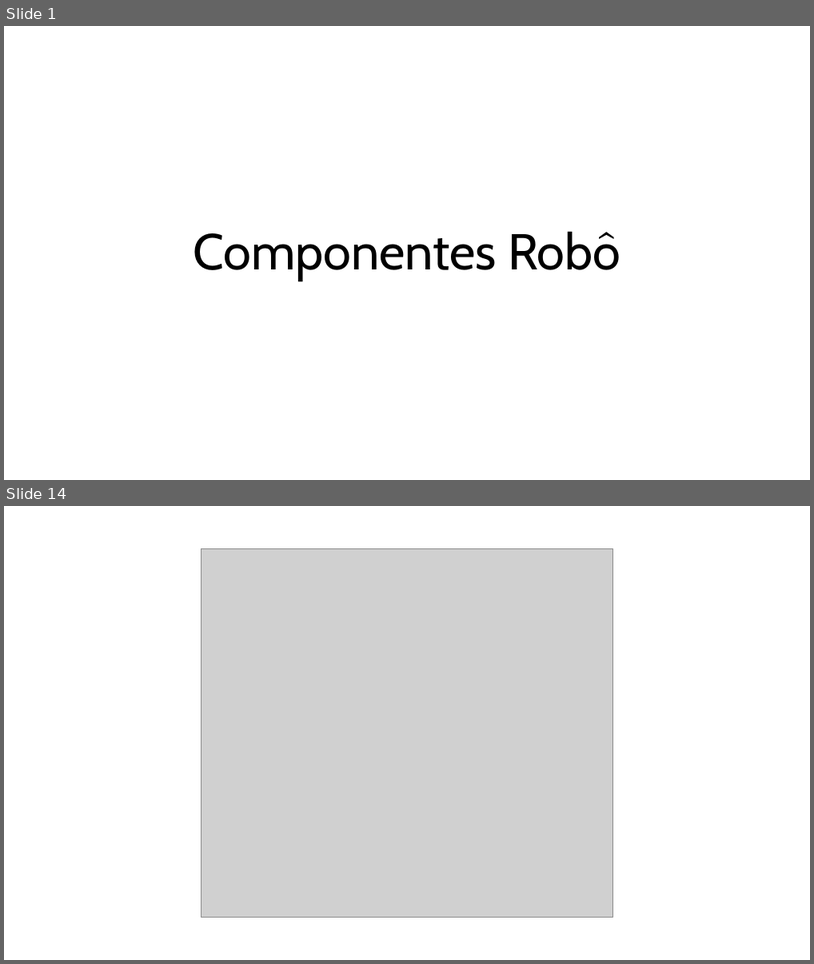
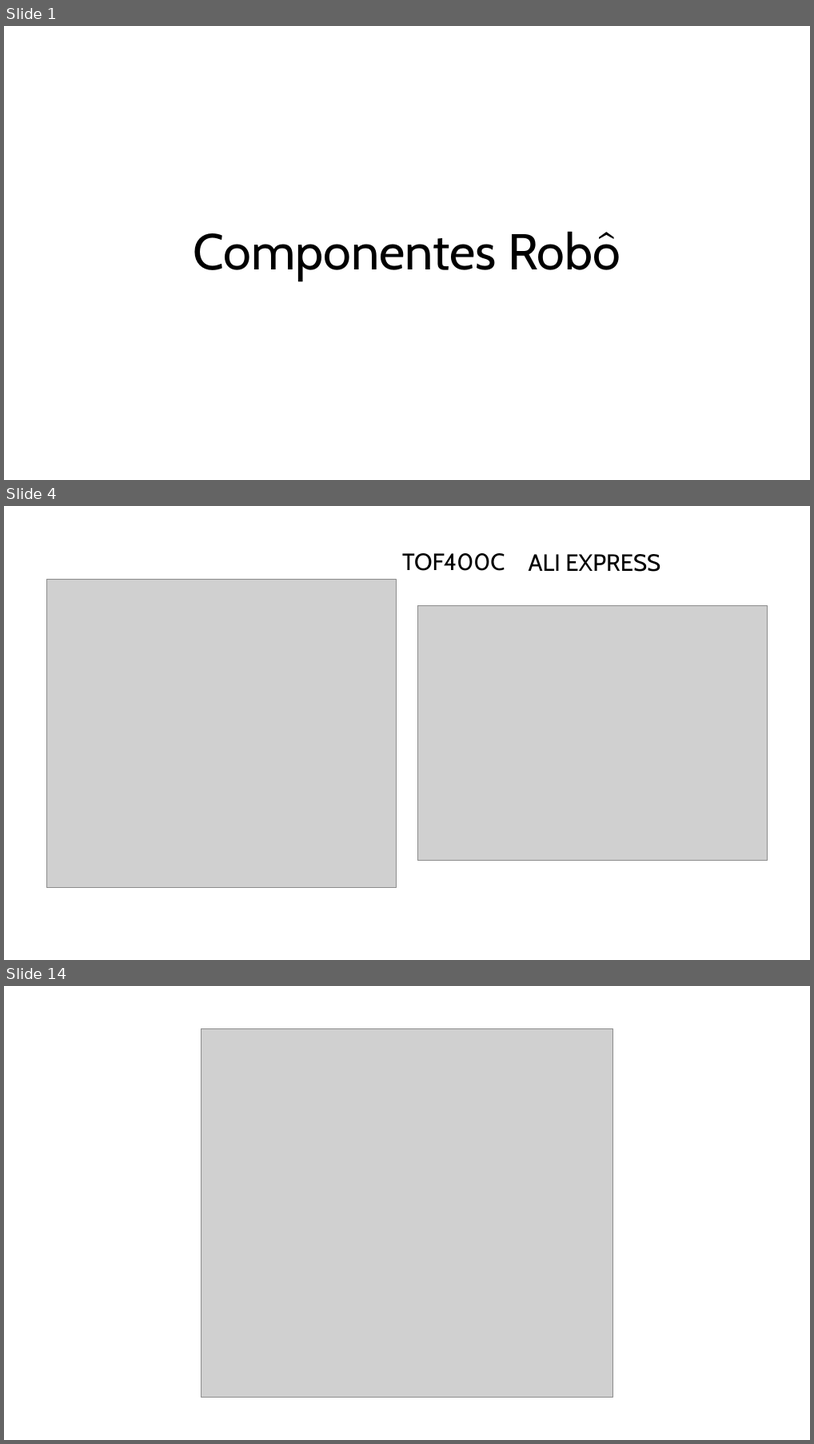
Before and after one commit to lg670/Dragster_Efanor26, a slide deck: Componentes_Robô.pptx. Shown one above the other, each under a label of ours: slides 1 and 14 before the commit, slides 1, 4 and 14 after it; the slides between them are not shown. The pictures are 814x964 and 814x1444 pixels, drawn with LibreOffice and Linux fonts; fonts in the diff are those of the drawing; grey boxes stand for pictures. Boxes give left, top, right and bottom in pixels: in the first picture for what was removed or moved away, otherwise in the second. Text is boxed around its words. In the diff, an @@ line names an element or a change of style, - is before the commit and + after.

```diff
--- a/Componentes_Robô.pptx
+++ b/Componentes_Robô.pptx
@@ slide 4 added at [4,506,810,960], background #FFFFFF @@
@@ text added at [402,553,505,571], 28 pt, text #000000 @@
+TOF400C
@@ text added at [529,554,661,572], 28 pt, text #000000 @@
+ALI EXPRESS
@@ picture added at [46,579,397,887] @@
@@ picture added at [418,605,768,860] @@
```
Also in this commit, not shown: 11 other slides added, 12 slides removed.
